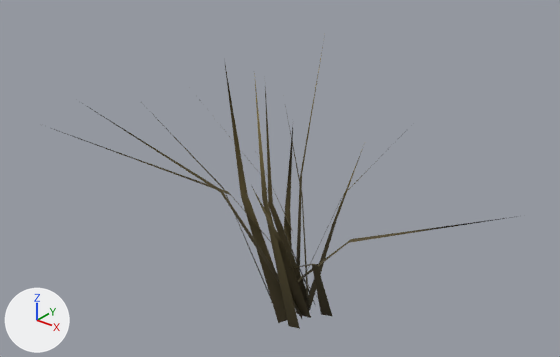
What one commit did to the glTF model public/models/grass/grass_clump_dry_lod.glb.
Camera for both pictures: a 50 mm lens placed at (1.257, -1.681, 1.489), pointed at (0.066, -0.191, 0.566). Lighting does not change. The marker at lower left points along +X, +Y and +Z. The first picture is the older version. Vertices at exactly the same position are counted once.

Names of what the first picture shows: 'grass_clump_dry_lod'.
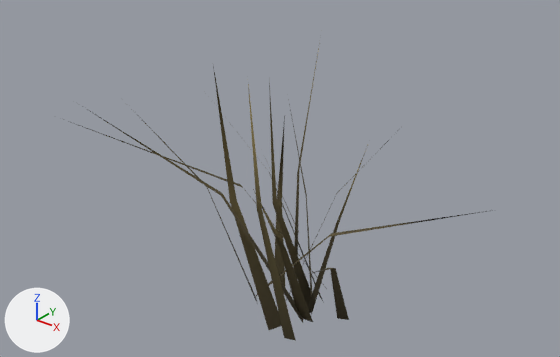
Pixel boxes (x1, y1, x2, y2) of what changed, in the pictures (560 x 357 px; the box of a moved part takes in the faces that stretch with it):
'grass_clump_dry_lod', reshaped (10% narrower)
    before: (40, 35, 518, 329)
    after: (63, 42, 493, 341)
part 1 of me_grass_clump_dry_lod_mesh, moved or reshaped
    before: (289, 264, 332, 316)
    after: (309, 268, 349, 320)
part 2 of me_grass_clump_dry_lod_mesh, moved or reshaped
    before: (256, 152, 311, 309)
    after: (264, 156, 299, 232)
part 3 of me_grass_clump_dry_lod_mesh, moved or reshaped
    before: (283, 95, 308, 308)
    after: (288, 99, 312, 314)
part 4 of me_grass_clump_dry_lod_mesh, moved or reshaped
    before: (265, 87, 307, 303)
    after: (269, 82, 316, 307)
part 5 of me_grass_clump_dry_lod_mesh, moved or reshaped
    before: (199, 99, 316, 306)
    after: (225, 117, 324, 303)
part 6 of me_grass_clump_dry_lod_mesh, moved or reshaped
    before: (40, 124, 316, 295)
    after: (63, 119, 327, 289)
part 7 of me_grass_clump_dry_lod_mesh, moved or reshaped
    before: (296, 35, 325, 272)
    after: (293, 42, 320, 277)
part 8 of me_grass_clump_dry_lod_mesh, moved or reshaped
    before: (284, 127, 293, 251)
    after: (275, 116, 285, 287)
part 9 of me_grass_clump_dry_lod_mesh, moved or reshaped
    before: (271, 216, 518, 303)
    after: (254, 210, 493, 298)
part 10 of me_grass_clump_dry_lod_mesh, moved or reshaped
    before: (306, 129, 408, 272)
    after: (286, 139, 390, 300)
part 11 of me_grass_clump_dry_lod_mesh, moved or reshaped
    before: (141, 102, 272, 301)
    after: (121, 98, 258, 304)
part 12 of me_grass_clump_dry_lod_mesh, moved or reshaped
    before: (224, 60, 287, 323)
    after: (213, 66, 281, 330)
part 13 of me_grass_clump_dry_lod_mesh, moved or reshaped
    before: (254, 73, 300, 329)
    after: (248, 84, 296, 341)
part 14 of me_grass_clump_dry_lod_mesh, moved or reshaped
    before: (82, 103, 302, 319)
    after: (79, 104, 303, 323)
part 15 of me_grass_clump_dry_lod_mesh, moved or reshaped
    before: (251, 185, 311, 318)
    after: (253, 189, 313, 322)
part 16 of me_grass_clump_dry_lod_mesh, moved or reshaped
    before: (306, 143, 365, 311)
    after: (308, 145, 368, 313)

Edits to the bpy script that builds the scene:
```text
Change me_grass_clump_dry_lod_mesh:
    used by ob_grass_clump_dry_lod; location = (0.0, 0.0, 0.0)
    remove me_grass_clump_dry_lod_mesh.from_pydata(...)  # 96 vertices, 48 faces; spans x -0.435..0.672, y -0.651..0.233, z 0.0..0.972
    add me_grass_clump_dry_lod_mesh.from_pydata(...)  # 96 vertices, 48 faces; spans x -0.458..0.607, y -0.592..0.228, z 0.0..0.972
    me_grass_clump_dry_lod_mesh part 1: the loose piece of 5 vertices spanning x 0.069..0.285, y -0.446..0.033, z 0.0..0.488 is moved by (0.053, 0.016, 0.0)
    me_grass_clump_dry_lod_mesh part 2: the loose piece of 5 vertices spanning x -0.056..0.05, y -0.167..0.027, z 0.0..0.635 is moved by (0.019, 0.006, 0.0)
    me_grass_clump_dry_lod_mesh part 3: the loose piece of 5 vertices spanning x -0.097..0.038, y -0.014..0.084, z 0.0..0.718 is moved by (0.013, 0.005, 0.0)
    me_grass_clump_dry_lod_mesh part 4: the loose piece of 5 vertices spanning x -0.118..0.013, y -0.085..0.044, z 0.0..0.777 is moved by (0.004, 0.014, 0.0)
    me_grass_clump_dry_lod_mesh part 5: the loose piece of 5 vertices spanning x -0.281..0.033, y -0.201..0.067, z 0.0..0.78 is moved by (0.008, 0.032, 0.0)
    me_grass_clump_dry_lod_mesh part 6: the loose piece of 5 vertices spanning x -0.389..0.017, y -0.626..0.109, z 0.0..0.752 is moved by (-0.004, 0.059, 0.0)
    me_grass_clump_dry_lod_mesh part 7: the loose piece of 5 vertices spanning x -0.051..0.07, y -0.026..0.058, z 0.0..0.938 is moved by (-0.028, 0.024, 0.0)
    me_grass_clump_dry_lod_mesh part 8: the loose piece of 5 vertices spanning x -0.128..-0.061, y 0.031..0.118, z 0.0..0.6 is moved by (-0.052, 0.022, 0.0)
    me_grass_clump_dry_lod_mesh part 9: the loose piece of 5 vertices spanning x -0.111..0.646, y -0.038..0.112, z 0.0..0.521 is moved by (-0.064, -0.008, 0.0)
    me_grass_clump_dry_lod_mesh part 10: the loose piece of 5 vertices spanning x -0.043..0.261, y -0.028..0.202, z 0.0..0.669 is moved by (-0.021, -0.006, 0.0)
    me_grass_clump_dry_lod_mesh part 11: the loose piece of 5 vertices spanning x -0.383..-0.068, y -0.287..-0.02, z 0.0..0.724 is moved by (-0.052, -0.022, 0.0)
    me_grass_clump_dry_lod_mesh part 12: the loose piece of 5 vertices spanning x -0.26..0.01, y -0.139..-0.048, z 0.0..0.811 is moved by (0.0, -0.049, 0.0)
    me_grass_clump_dry_lod_mesh part 13: the loose piece of 5 vertices spanning x -0.026..0.061, y -0.223..-0.085, z 0.0..0.876 is moved by (0.027, -0.056, 0.0)
    me_grass_clump_dry_lod_mesh part 14: the loose piece of 5 vertices spanning x -0.435..0.038, y -0.464..-0.005, z 0.0..0.761 is moved by (0.014, -0.014, 0.0)
    me_grass_clump_dry_lod_mesh part 15: the loose piece of 5 vertices spanning x 0.001..0.057, y -0.277..-0.019, z 0.0..0.572 is moved by (0.017, -0.013, 0.0)
    me_grass_clump_dry_lod_mesh part 16: the loose piece of 5 vertices spanning x 0.021..0.2, y -0.023..0.047, z 0.0..0.648 is moved by (0.012, -0.002, 0.0)
    other edits to the shape of me_grass_clump_dry_lod_mesh do not show in these pictures
```
